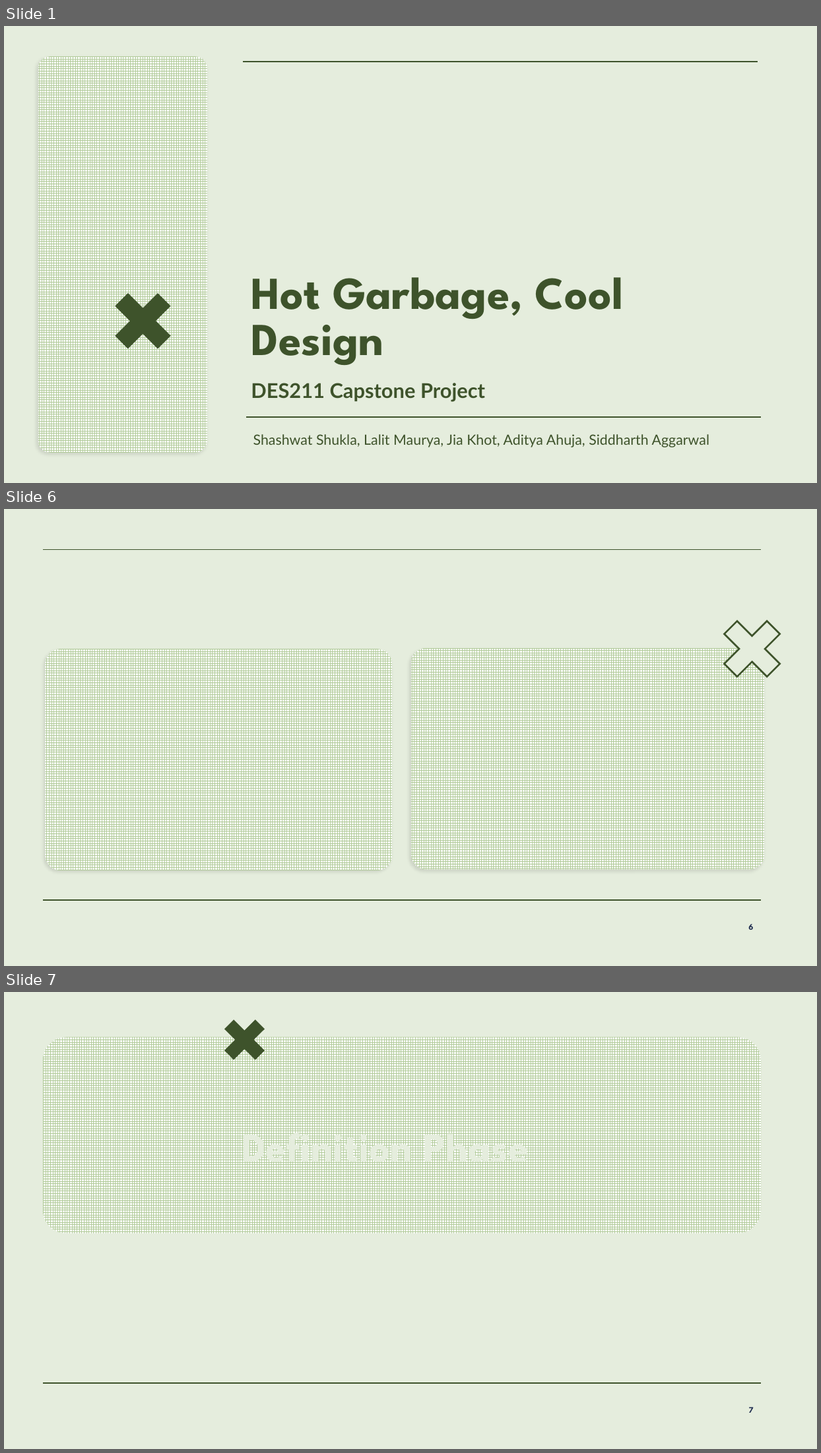
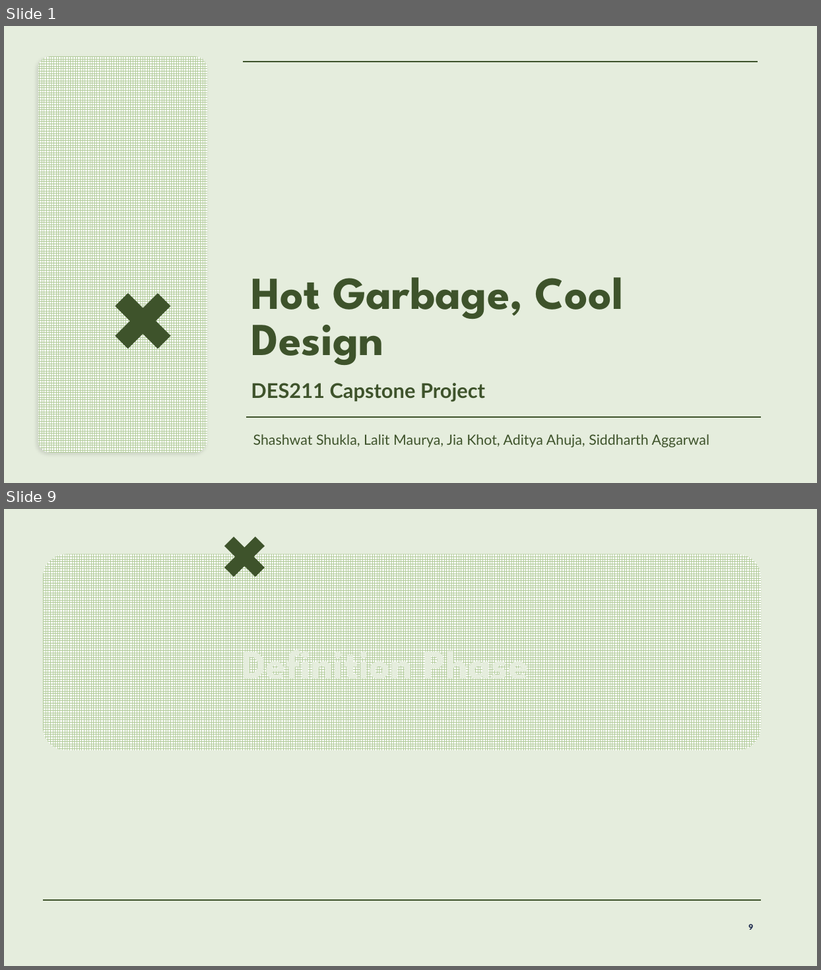
Before and after one commit to lalitm1004/DES211-CCD, a slide deck: presentation.pptx. Shown one above the other, each under a label of ours: slides 1, 6 and 7 before the commit, slides 1 and 9 after it; the slides between them are not shown. The pictures are 821x1453 and 821x970 pixels, drawn with LibreOffice and Linux fonts; fonts in the diff are those of the drawing; background and template pictures are left out. Boxes give left, top, right and bottom in pixels: in the first picture for what was removed or moved away, otherwise in the second. Text is boxed around its words. In the diff, an @@ line names an element or a change of style, - is before the commit and + after.

```diff
--- a/presentation.pptx
+++ b/presentation.pptx
@@ slide 6 removed at bbox=[4, 509, 817, 966], background #E5EDDD; not listed: 1 template element that a slide beside it also shows @@
@@ line removed from (43, 550) to (761, 550) @@
@@ plus removed at bbox=[710, 606, 795, 692] @@
@@ rounded rectangle removed at bbox=[46, 650, 393, 871] @@
@@ rounded rectangle removed at bbox=[411, 648, 765, 870] @@
@@ page number removed at bbox=[748, 924, 753, 930] @@
-6
@@ what was slide 7 is now slide 9 @@
@@ page number at bbox=[748, 924, 753, 930]: text changed @@
-7
+9
```
Also in this commit, not shown: 2 slides changed, 5 slides added, 2 other slides removed.
